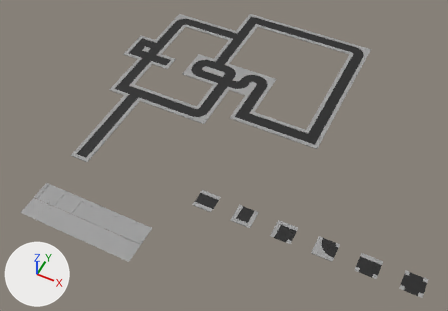
The glTF model models/roads/layout.glb as it was, and as the next commit left it.
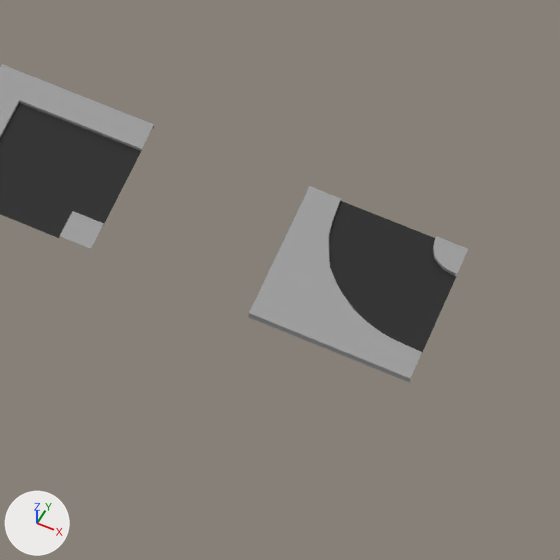
Old and new are each drawn whole from a camera (50 mm lens) standing at (16.34, -11.33, 23.52) and looking at (6.67, 8.0, -0.65) and again close up on the part from 62% to 79% of the width and 68% to 92% of the height. Arrows for +X, +Y and +Z are at lower left; the lights stay in place. Where no turn or scale is listed for an object, it has been applied to the vertices.

Objects in the first close-up: 'road-roundCorner-2-r.010', 'road-straightCorner-2-s-r.007'.
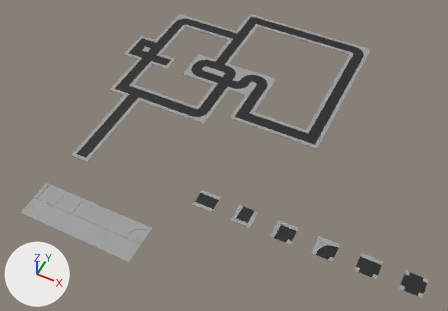
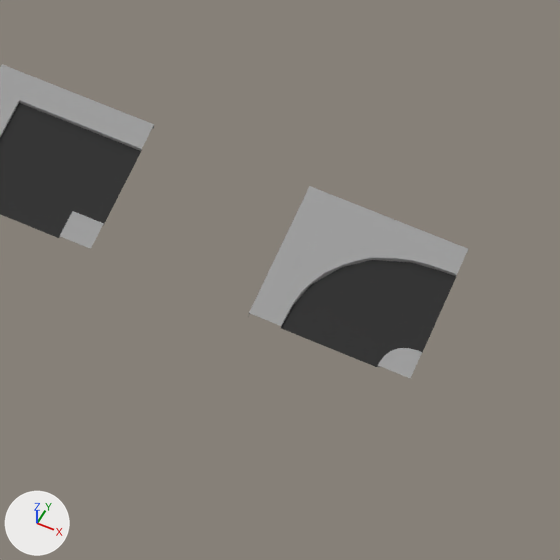
Changed parts and their boxes [x1, y1, x2, y2] in the close-ups (560 x 560 px):
'road-roundCorner-2-r.010', turned: before [248, 186, 468, 382]; after [248, 186, 468, 378]

The change, as a list of edits to the scene's bpy script:
```text
Change ob_road_roundcorner_2_r_010:
    ob_road_roundcorner_2_r_010.rotation_euler: (0.0, 0.0, 1.571) -> (0.0, 0.0, 0.0)  # degrees (0, 0, 90) -> degrees (0, 0, 0)
```
